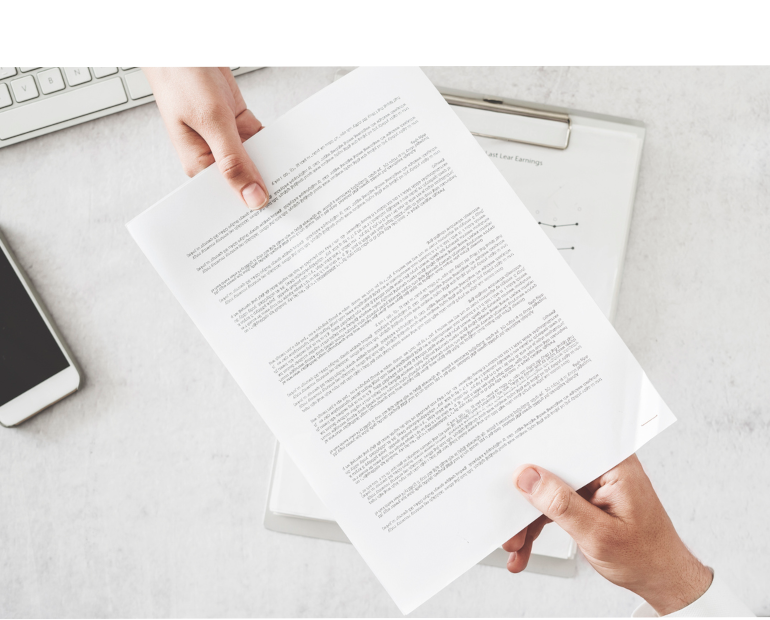
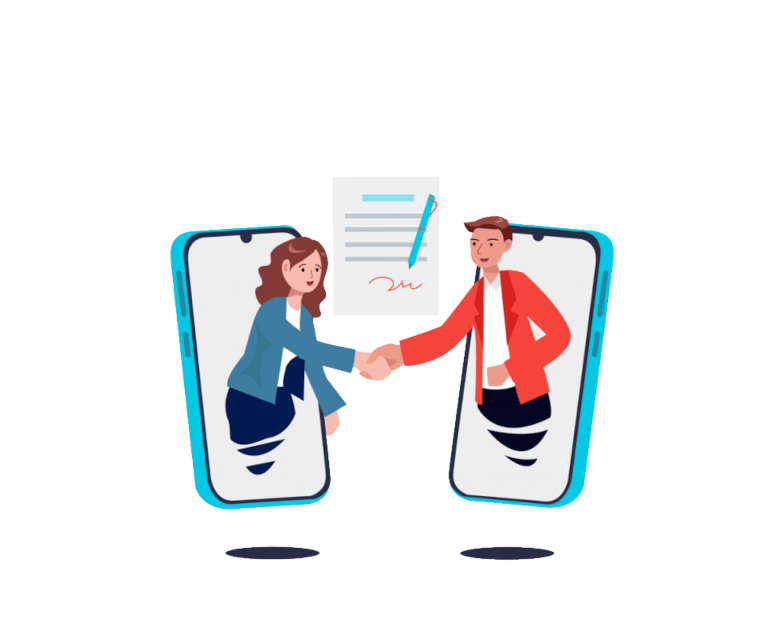
Two versions of the same layered image (770px x 620px). Layer-by-layer changes:
added layer "Camada colada #5" above "Camada colada #4" over [left=169, top=176, right=615, bottom=561]
hid "Camada colada" over [left=0, top=65, right=770, bottom=619]
removed layer "Camada colada #2" over [left=301, top=186, right=493, bottom=496]
removed layer "Camada colada #3" (was 42%) over [left=254, top=171, right=511, bottom=546]
